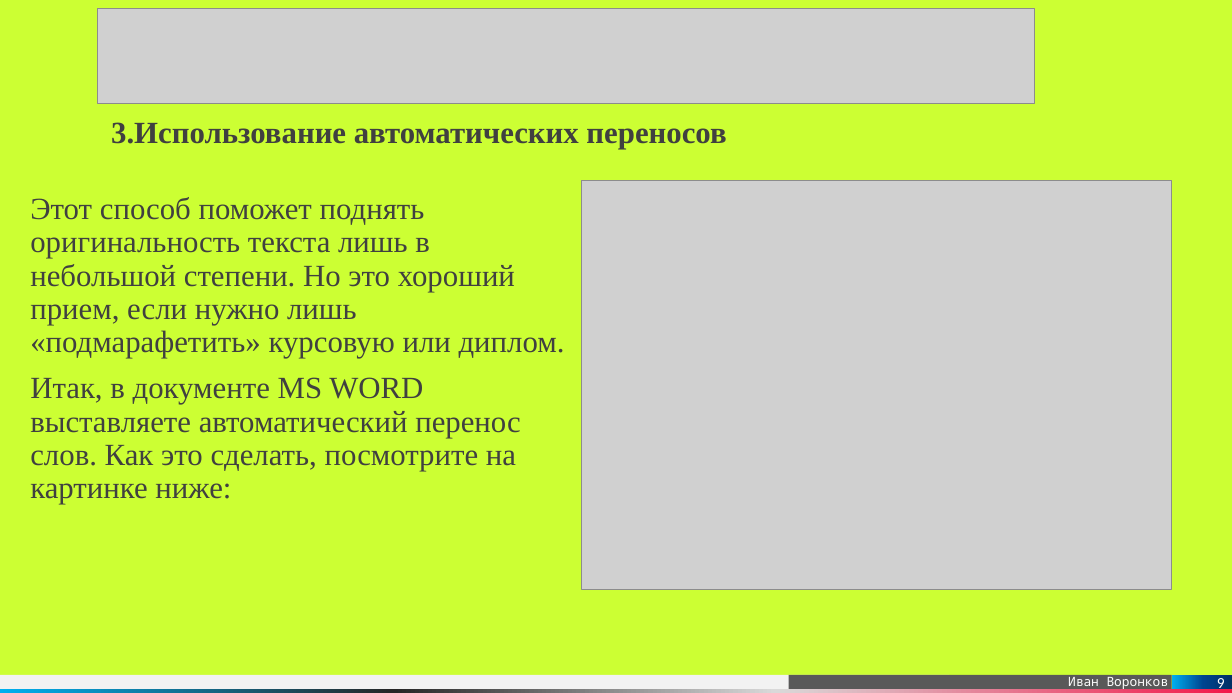
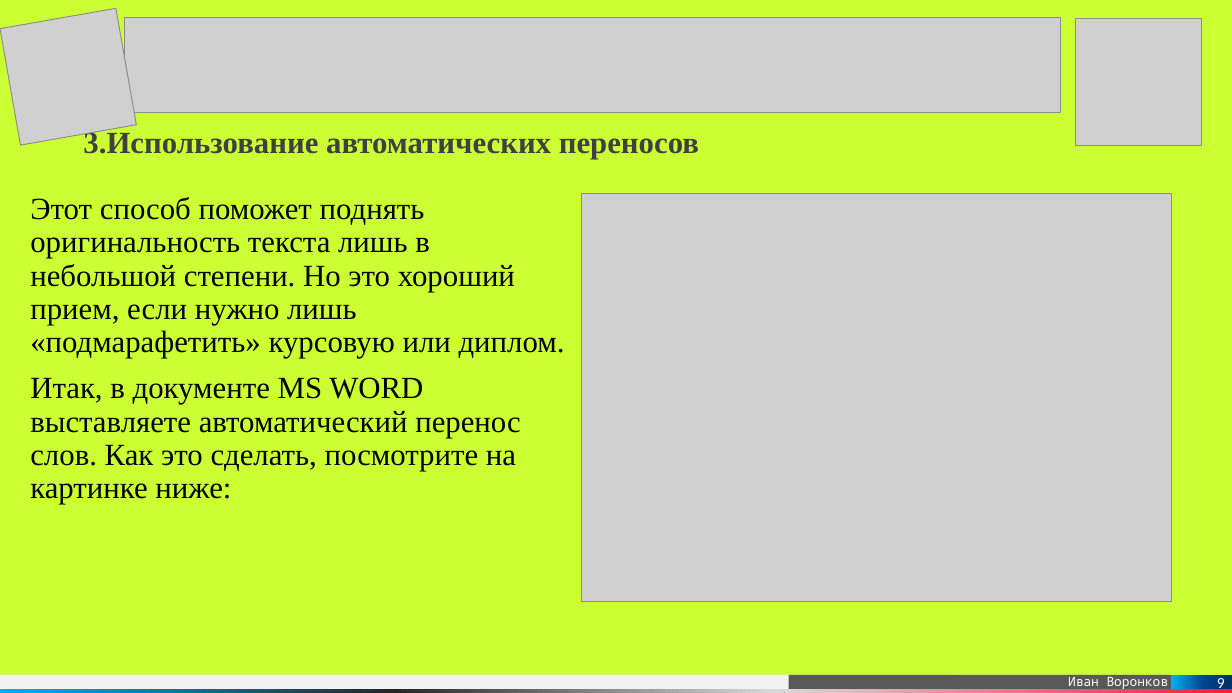
Before and after one commit to NurzhanKalniyazov/anti, a slide deck: slide 9 of Антиплагиат.pptx. Drawn at 1232x693 pixels with LibreOffice and Linux fonts; fonts in the diff are those of the drawing; grey boxes stand for pictures. Boxes give left, top, right and bottom in pixels: in the first picture for what was removed or moved away, otherwise in the second. Text is boxed around its words. In the diff, an @@ line names an element or a change of style, - is before the commit and + after.

```diff
--- a/Антиплагиат.pptx
+++ b/Антиплагиат.pptx
@@ picture added at [0,8,136,145] @@
@@ picture: place and size @@
-picture at [98,8,1034,104]
+picture at [125,18,1061,113]
@@ picture added at [1076,18,1202,145] @@
@@ text "3.Использование автоматических переносов": place and size @@
-text "3.Использование автоматических переносов" at [111,122,726,149]
+text "3.Использование автоматических переносов" at [83,129,699,159]
@@ text "Этот способ поможет поднять оригинальность ..." at [30,197,565,504]: text colour #404040 to #000000 @@
@@ picture: place and size @@
-picture at [582,181,1172,590]
+picture at [582,193,1172,602]
```
Also in this commit, not shown: 16 other slides changed, 5 other files.
